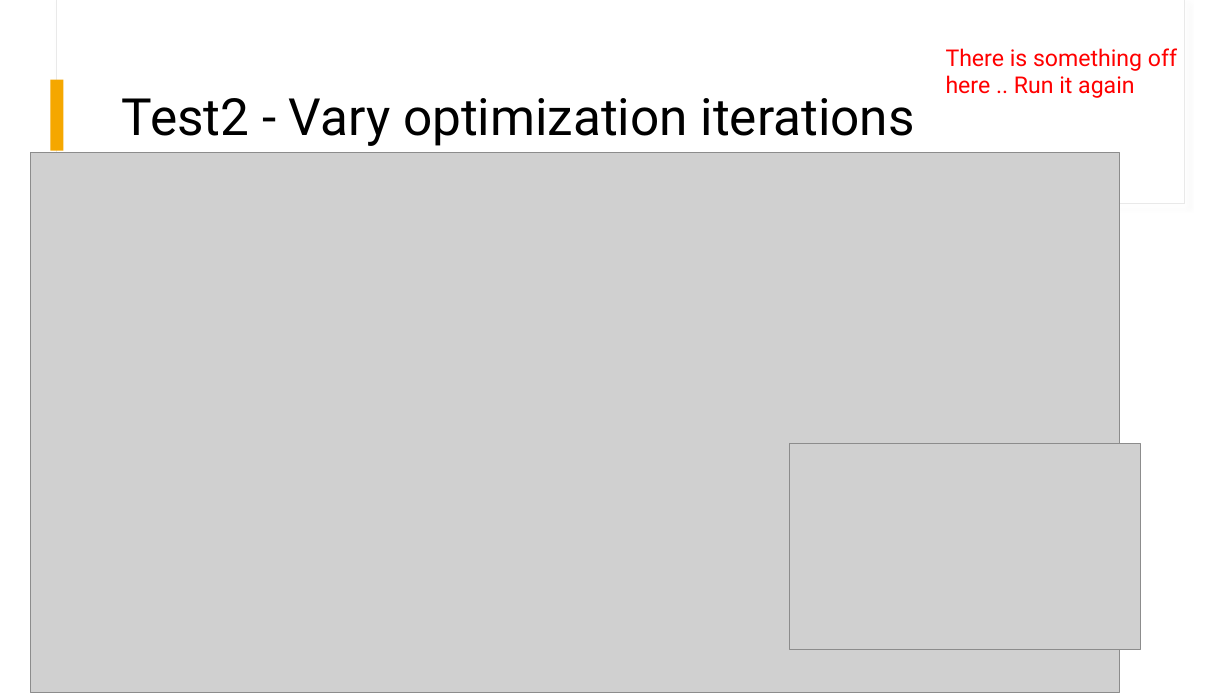
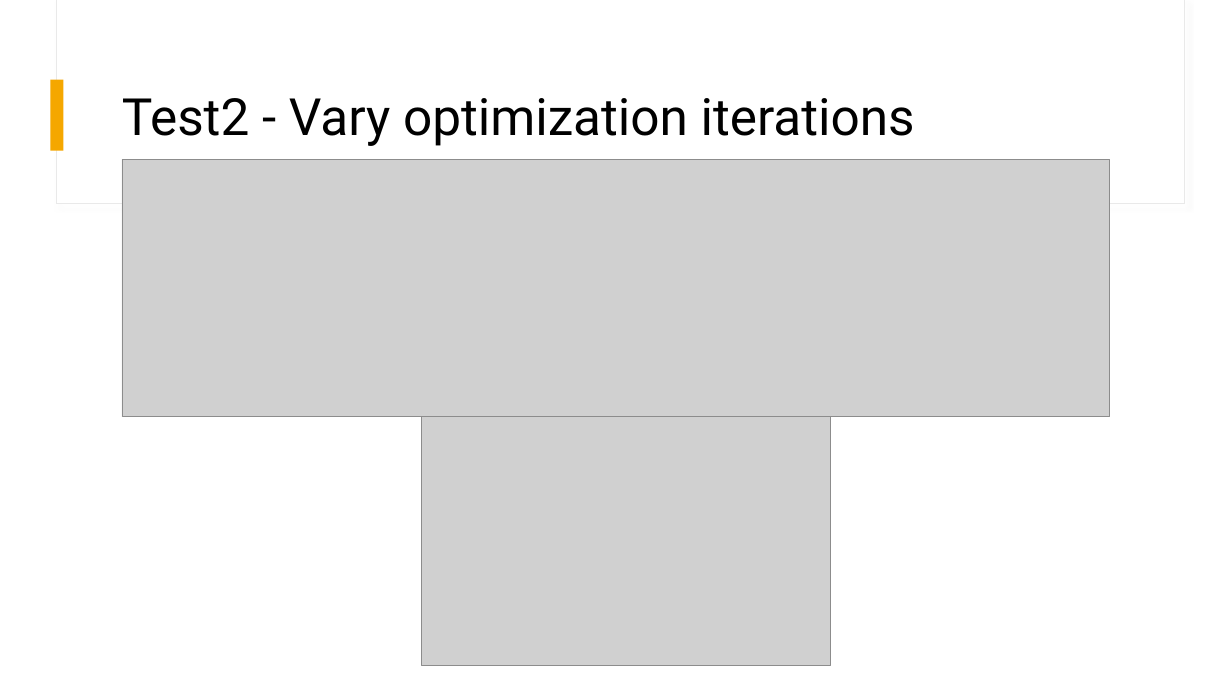
Before and after one commit to AmnahSamarin/1D-Wave-Equation-Quantum-Simulation, a slide deck: slide 23 of docs/Research Findings.pptx. Drawn at 1232x693 pixels with LibreOffice and Linux fonts; fonts in the diff are those of the drawing; grey boxes stand for pictures. Boxes give left, top, right and bottom in pixels: in the first picture for what was removed or moved away, otherwise in the second. Text is boxed around its words. In the diff, an @@ line names an element or a change of style, - is before the commit and + after.

```diff
--- a/docs/Research Findings.pptx
+++ b/docs/Research Findings.pptx
@@ text removed at <box>946,48,1177,98</box> @@
-There is something off here .. Run it again
@@ picture removed at <box>30,152,1119,693</box> @@
@@ picture added at <box>122,159,1110,417</box> @@
@@ picture added at <box>422,417,832,665</box> @@
@@ picture removed at <box>790,444,1141,650</box> @@
```
Also in this commit, not shown: 1 other file.
